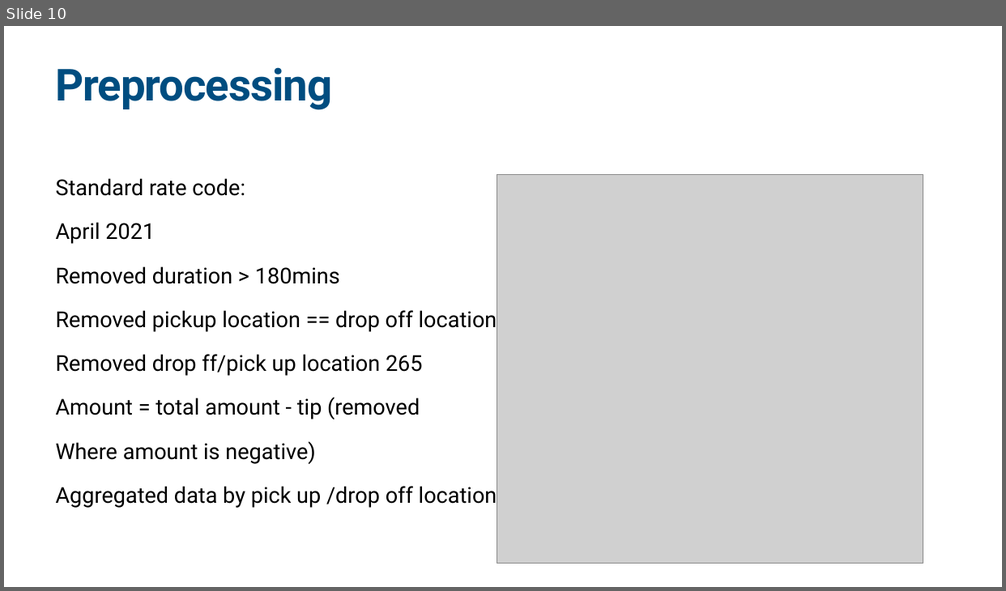
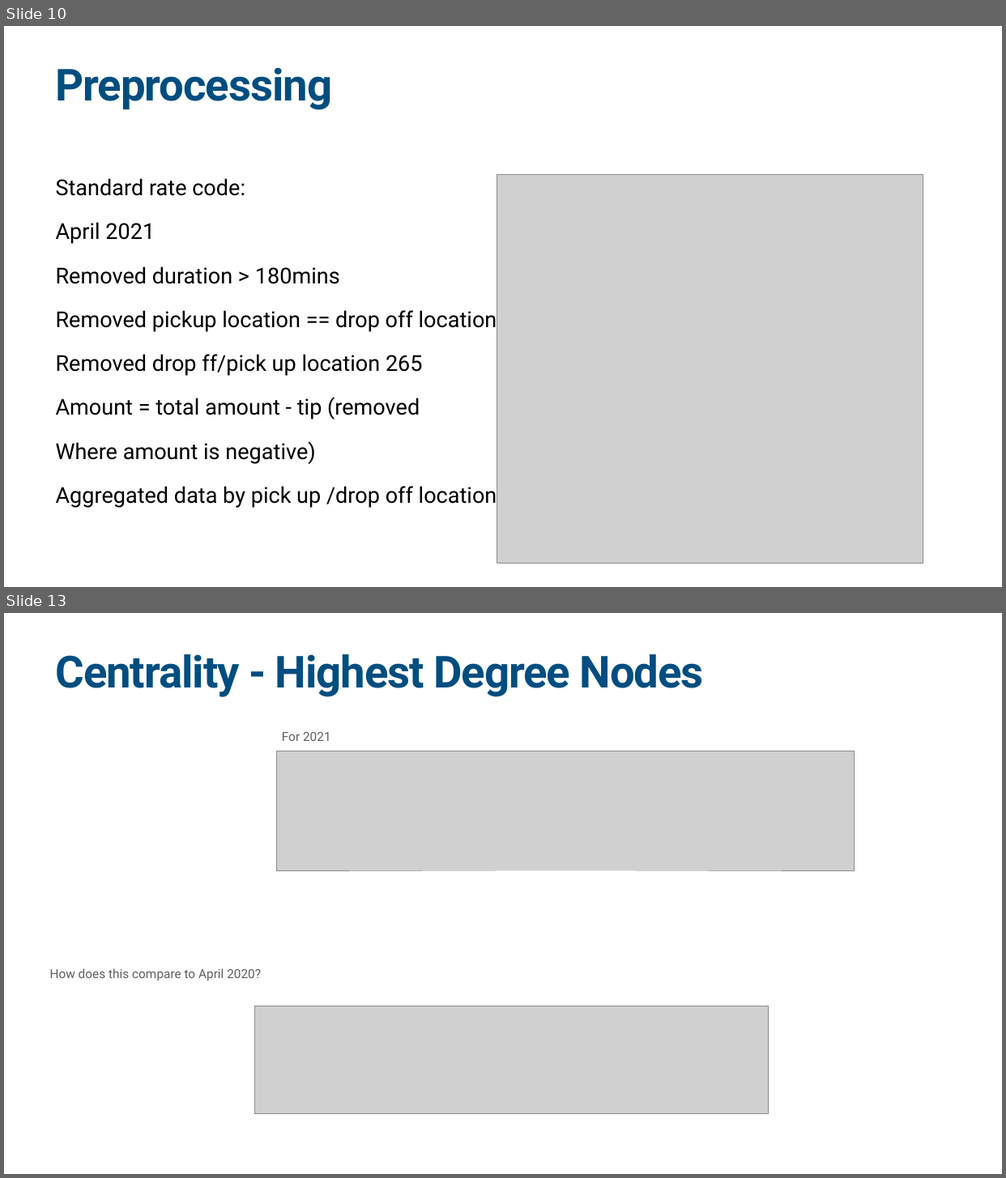
Before and after one commit to sfong8/networkX, a slide deck: Network_shareSession.pptx. Shown one above the other, each under a label of ours: slide 10 before the commit, slides 10 and 13 after it; the slides between them are not shown. The pictures are 1006x591 and 1006x1178 pixels, drawn with LibreOffice and Linux fonts; fonts in the diff are those of the drawing; grey boxes stand for pictures. Boxes give left, top, right and bottom in pixels: in the first picture for what was removed or moved away, otherwise in the second. Text is boxed around its words. In the diff, an @@ line names an element or a change of style, - is before the commit and + after.

```diff
--- a/Network_shareSession.pptx
+++ b/Network_shareSession.pptx
@@ slide 13 added at (x1=4, y1=613, x2=1002, y2=1174), background #FFFFFF @@
@@ title added at (x1=56, y1=654, x2=704, y2=697), 85 pt, text #004D80, bold @@
+Centrality - Highest Degree Nodes
@@ text added at (x1=282, y1=732, x2=331, y2=741), 24 pt, text #5E5E5E @@
+For 2021
@@ picture added at (x1=276, y1=751, x2=854, y2=871) @@
@@ text added at (x1=50, y1=969, x2=261, y2=981), 24 pt, text #5E5E5E @@
+How does this compare to April 2020?
@@ picture added at (x1=254, y1=1006, x2=768, y2=1114) @@
```
Also in this commit, not shown: 3 slides changed, 10 other slides added, 4 slides removed, 9 other files.
